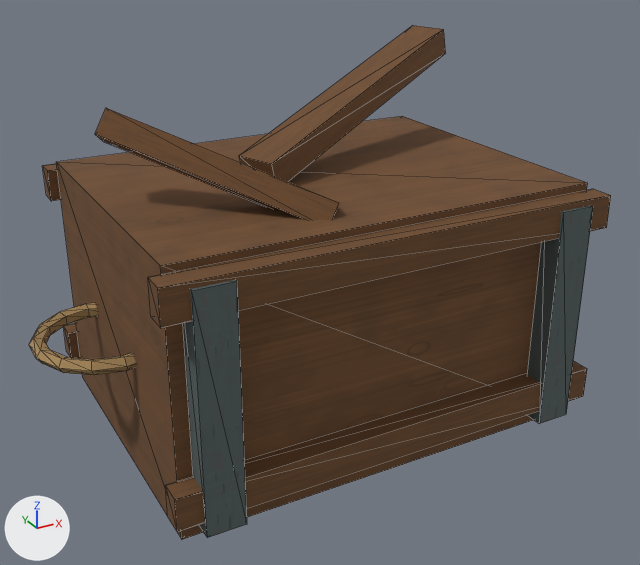
What one commit did to the OBJ model Assets/ProjectOEN/ProductionArt/Meshes/props_tools/pr-004_supply_crate__broken.obj.
Camera for both pictures: a 50 mm camera at (-0.992, -1.845, 1.263) aimed at (0.003, -0.035, 0.358). Arrows for +X, +Y and +Z are at lower left; the lights stay in place. The picture after the commit comes second. Mesh edges are drawn as thin lines. Where no turn or scale is listed for an object, it has been applied to the vertices. Vertices at exactly the same position are counted once.

The scene before the commit, as lines of its bpy script (objects in view):
```python
me_pr_004_supply_crate__broken = bpy.data.meshes.new('pr-004_supply_crate__broken')
me_pr_004_supply_crate__broken.from_pydata(...)  # 244 vertices, 436 faces; spans x -0.709..0.709, y -0.45..0.483, z 0.014..0.923
# faces by material slot: [108, 48, 280]
me_pr_004_supply_crate__broken.materials.append(mat_wood)  # picture img_wood_albedo_png
me_pr_004_supply_crate__broken.materials.append(mat_metal)  # picture img_metal_albedo_png
me_pr_004_supply_crate__broken.materials.append(mat_rope)  # picture img_rope_albedo_png
ob_pr_004_supply_crate__broken = bpy.data.objects.new('pr-004_supply_crate__broken', me_pr_004_supply_crate__broken)
ob_pr_004_supply_crate__broken.location = (0.0, 0.0, 0.0)
```
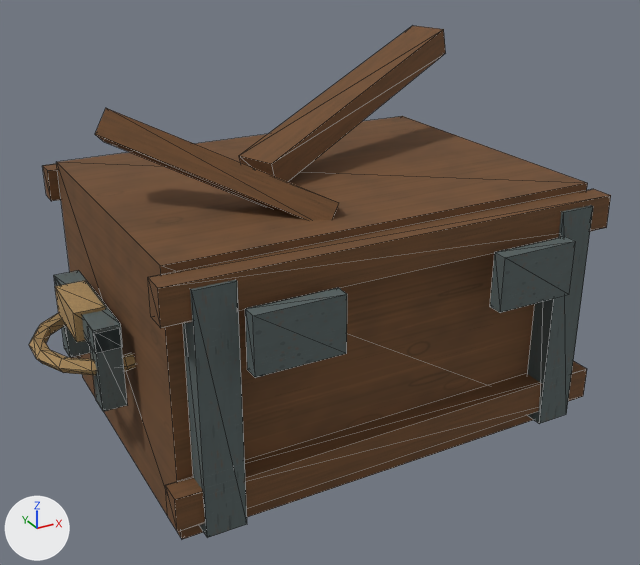
What differs and where, as boxes (x1, y1, x2, y2) in the pictures (640 x 565 px):
part 1 of me_pr_004_supply_crate__broken, added
    after: (245, 288, 347, 378)
part 2 of me_pr_004_supply_crate__broken, added
    after: (490, 236, 576, 313)
part 3 of me_pr_004_supply_crate__broken, added
    after: (62, 325, 90, 357)
part 4 of me_pr_004_supply_crate__broken, added
    after: (90, 328, 128, 412)
part 5 of me_pr_004_supply_crate__broken, added
    after: (54, 270, 123, 354)
part 6 of me_pr_004_supply_crate__broken, added (brown)
    after: (55, 281, 106, 342)

The change, as a diff of the scene's bpy script:
```diff
--- a/Assets/ProjectOEN/ProductionArt/Meshes/props_tools/pr-004_supply_crate__broken.obj.py
+++ b/Assets/ProjectOEN/ProductionArt/Meshes/props_tools/pr-004_supply_crate__broken.obj.py
@@ me_pr_004_supply_crate__broken @@
 # used by ob_pr_004_supply_crate__broken; location = (0.0, 0.0, 0.0)
-me_pr_004_supply_crate__broken.from_pydata(...)  # 244 vertices, 436 faces; spans x -0.709..0.709, y -0.45..0.483, z 0.014..0.923
+me_pr_004_supply_crate__broken.from_pydata(...)  # 348 vertices, 592 faces; spans x -0.709..0.709, y -0.502..0.545, z 0.014..0.923
+# me_pr_004_supply_crate__broken part 1: a new loose piece, a box spanning x -0.394..-0.194, y -0.502..-0.467, z 0.425..0.555, in mat_metal (picture img_metal_albedo_png)
+# me_pr_004_supply_crate__broken part 2: a new loose piece, a box spanning x 0.194..0.394, y -0.502..-0.467, z 0.425..0.555, in mat_metal (picture img_metal_albedo_png)
+# me_pr_004_supply_crate__broken part 3: a new loose piece, a box spanning x -0.608..-0.553, y 0.113..0.168, z 0.231..0.421, in mat_metal (picture img_metal_albedo_png)
+# me_pr_004_supply_crate__broken part 4: a new loose piece, a box spanning x -0.608..-0.553, y -0.167..-0.112, z 0.231..0.421, in mat_metal (picture img_metal_albedo_png)
+# me_pr_004_supply_crate__broken part 5: a new loose piece, a box spanning x -0.61..-0.55, y -0.167..0.168, z 0.374..0.429, in mat_metal (picture img_metal_albedo_png)
+# me_pr_004_supply_crate__broken part 6: a new loose piece, a box spanning x -0.627..-0.557, y -0.081..0.081, z 0.366..0.436, in mat_rope (picture img_rope_albedo_png)
+# other edits to the shape of me_pr_004_supply_crate__broken do not show in these pictures
 me_pr_004_supply_crate__broken.materials.append(mat_wood)
```
